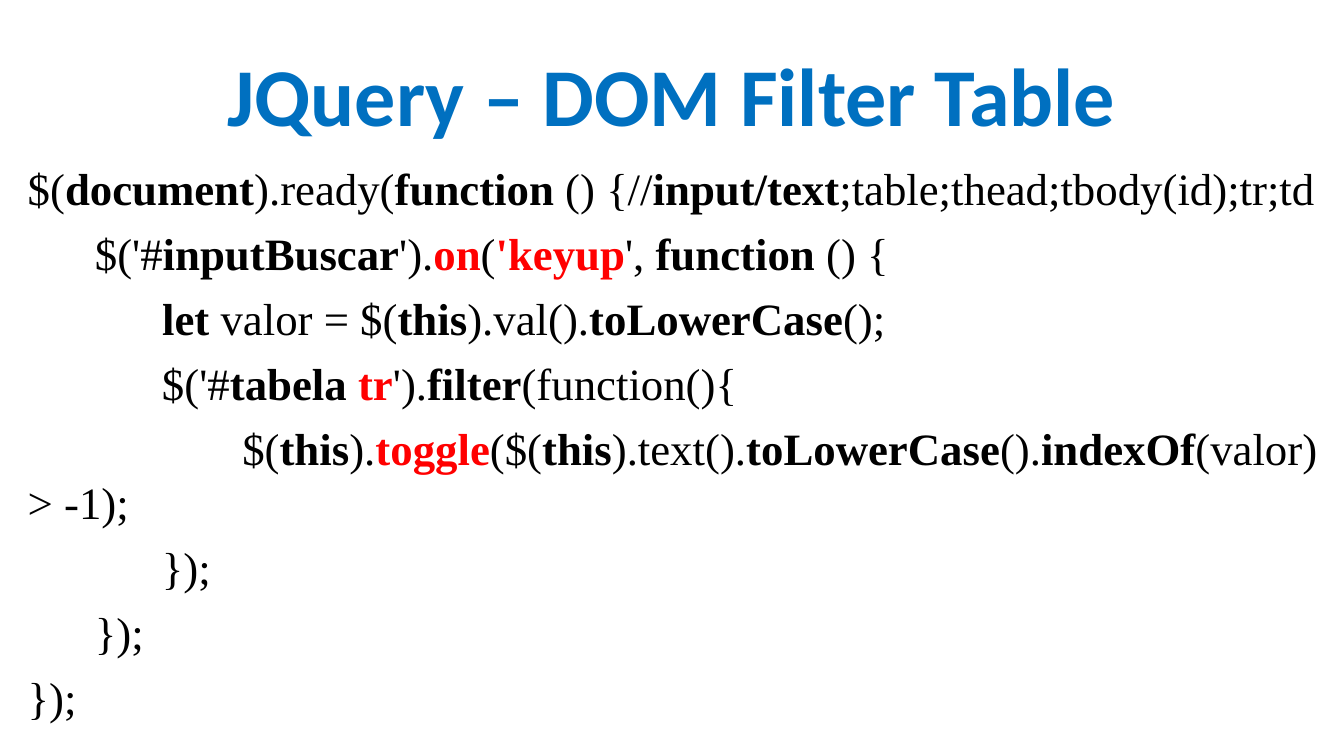
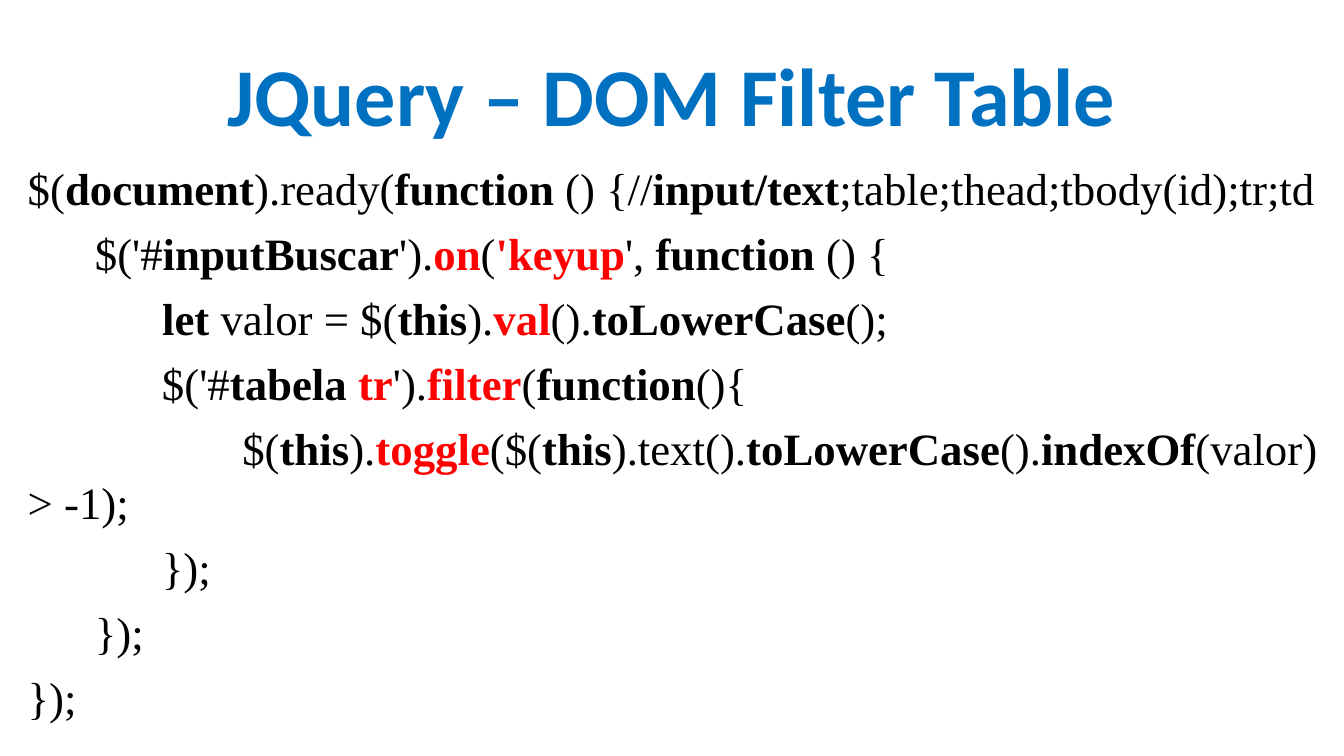
Before and after one commit to CloudEducationBrazil/WydenDesenvolvimentoWebPHP, a slide deck: slide 33 of 01 Classes/Aula 11 Desenvolvimento Web PHP - JQuery.pptx. Drawn at 1344x756 pixels with LibreOffice and Linux fonts; fonts in the diff are those of the drawing; background and template pictures are left out. Boxes give left, top, right and bottom in pixels: in the first picture for what was removed or moved away, otherwise in the second. Text is boxed around its words. In the diff, an @@ line names an element or a change of style, - is before the commit and + after.

```diff
--- a/01 Classes/Aula 11 Desenvolvimento Web PHP - JQuery.pptx
+++ b/01 Classes/Aula 11 Desenvolvimento Web PHP - JQuery.pptx
@@ text at (162,302,888,410): text colour #000000 to #FF0000, bold on in "$(this).val().toLowerCase();", "tr').filter(function(){" @@
```
Also in this commit, not shown: 18 other slides changed, 25 other files.
